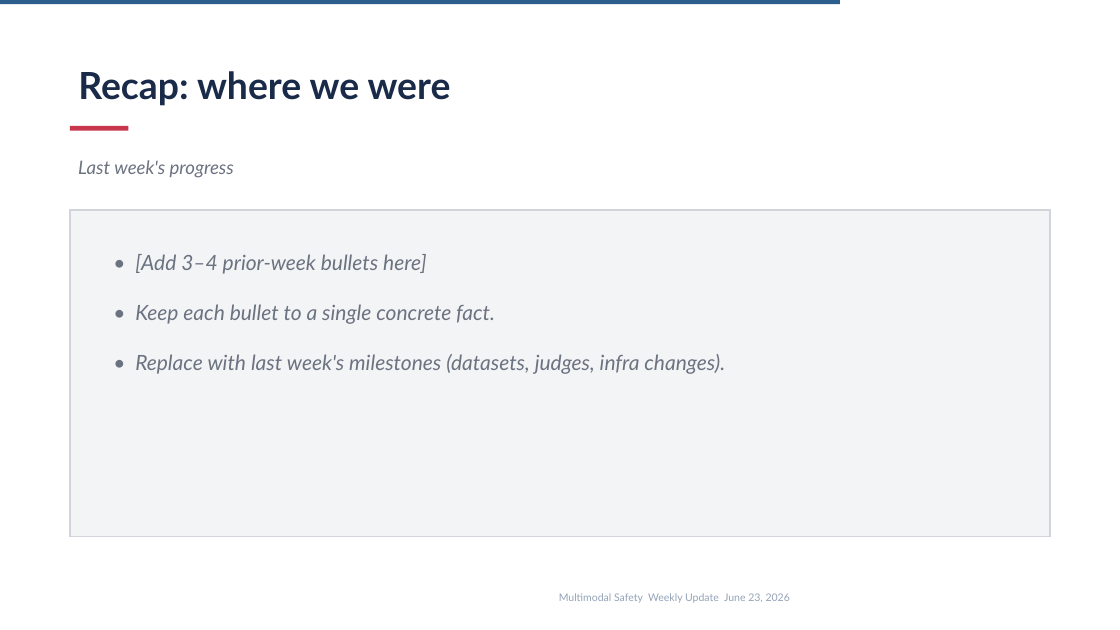
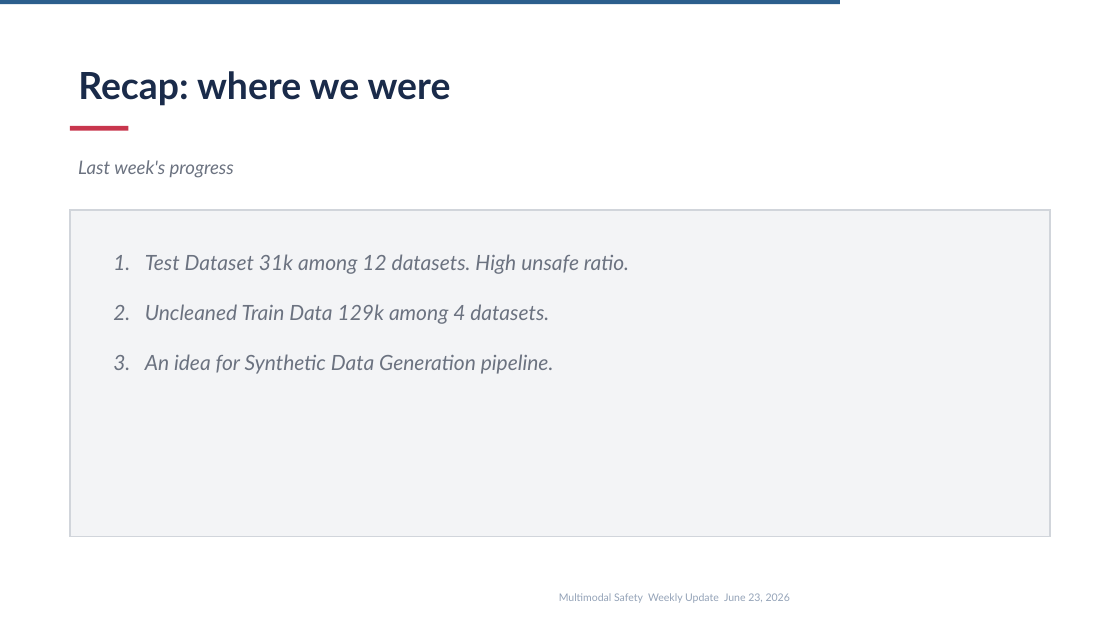
Before and after one commit to kunjcr2/A10-Internship-Progress, a slide deck: slide 2 of week-05/VLMSync4.pptx (slide 3 before the commit). Drawn at 1120x630 pixels with LibreOffice and Linux fonts; fonts in the diff are those of the drawing. Boxes give left, top, right and bottom in pixels: in the first picture for what was removed or moved away, otherwise in the second. Text is boxed around its words. In the diff, an @@ line names an element or a change of style, - is before the commit and + after.

Commit message:
half done week 5 day 3

```diff
--- a/week-05/VLMSync4.pptx
+++ b/week-05/VLMSync4.pptx
@@ text at (145, 254, 629, 374): text changed @@
-• [Add 3–4 prior-week bullets here]
-• Keep each bullet to a single concrete fact.
-• Replace with last week's milestones (datasets, judges, infra changes).
+1. Test Dataset 31k among 12 datasets. High unsafe ratio.
+2. Uncleaned Train Data 129k among 4 datasets.
+3. An idea for Synthetic Data Generation pipeline.
```
Also in this commit, not shown: 12 other slides changed, 1 slide added, 2 slides removed, 1 other file.
